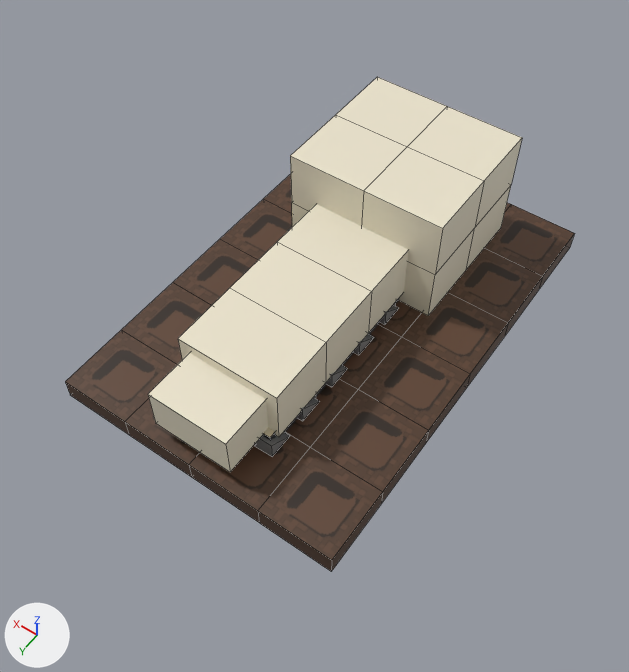
Renders of the Blender file models/Zones/03_Swamp/GatorSkull/GatorSkull.blend from each side of a commit.
The view is the same before and after, from a camera (50 mm lens) standing at (-4.09, 6.24, 8.17) and looking at (-0.14, 0.72, -0.52). The axes (+X, +Y, +Z) are drawn at lower left. The lights are the same throughout. The first picture is the older version. Mesh edges are drawn as thin lines.

Objects in the first picture: 'GatorSkull'.
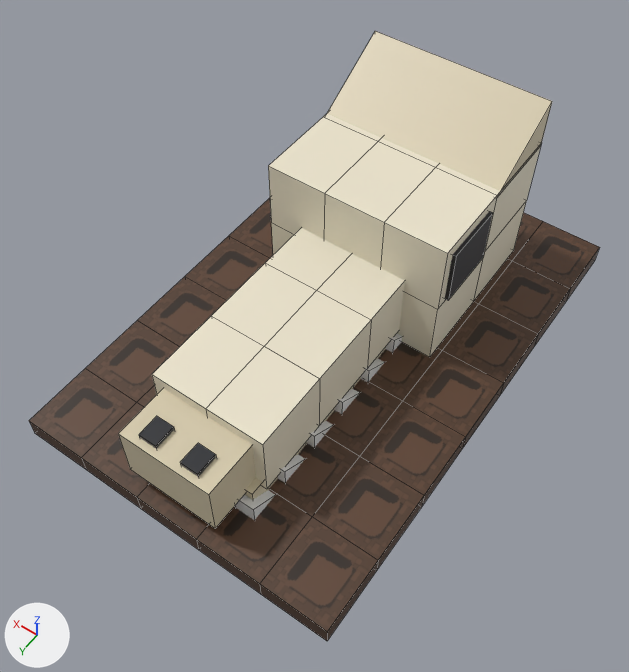
What changed in the scene script:
```text
Change me_gatorskull:
    remove me_gatorskull.from_pydata(...)  # 216 vertices, 192 faces; spans x -2.0..2.0, y -3.0..3.0, z -0.95..0.95
    add me_gatorskull.from_pydata(...)  # 302 vertices, 271 faces; spans x -2.3..2.3, y -3.5..3.5, z -1.47..1.47
    me_gatorskull part 1: a new loose piece, a box spanning x -0.65..0.65, y 2.45..3.35, z -0.92..-0.12, in mat_gatorskull_mat (picture img_gatorskull_texture)
    me_gatorskull part 2: a new loose piece, a box spanning x 0.175..0.425, y 2.95..3.25, z -0.165..-0.065, in mat_gatorskull_mat (picture img_gatorskull_texture)
    me_gatorskull part 3: the loose piece of 6 vertices spanning x -0.72..-0.47, y 2.03..2.38, z -0.63..-0.38 is scaled about its middle by (1.12, 1.29, 1.2), then moved by (1.32, 0.5, -0.55)
    me_gatorskull part 4: a new loose piece, a box spanning x -1.35..-0.65, y -1.35..-0.45, z -0.12..0.68, in mat_gatorskull_mat (picture img_gatorskull_texture)
    me_gatorskull part 5: a new loose piece, a box spanning x -0.425..-0.175, y 2.95..3.25, z -0.165..-0.065, in mat_gatorskull_mat (picture img_gatorskull_texture)
    me_gatorskull part 6: the loose piece of 6 vertices spanning x -0.73..-0.47, y -0.37..-0.02, z -0.63..-0.38 is scaled about its middle by (1.12, 1.29, 1.2), then moved by (-0.12, -0.1, -0.55)
    me_gatorskull part 7: the loose piece of 6 vertices spanning x -0.72..-0.47, y 0.23..0.57, z -0.63..-0.38 is scaled about its middle by (1.12, 1.29, 1.2), then moved by (-0.12, -0.1, -0.55)
    me_gatorskull part 8: the loose piece of 6 vertices spanning x -0.72..-0.47, y 0.83..1.17, z -0.63..-0.38 is scaled about its middle by (1.12, 1.29, 1.2), then moved by (-0.12, -0.1, -0.55)
    me_gatorskull part 9: the loose piece of 6 vertices spanning x -0.72..-0.47, y 1.42..1.77, z -0.63..-0.38 is scaled about its middle by (1.12, 1.29, 1.2), then moved by (-0.12, -0.1, -0.55)
    me_gatorskull part 10: the loose piece of 6 vertices spanning x -0.72..-0.47, y 2.03..2.38, z -0.63..-0.38 is copied, and the copy is scaled about its middle by (1.12, 1.29, 1.2), then moved by (-0.12, -0.1, -0.55); it spans x -0.86..-0.58, y 1.88..2.32, z -1.2..-0.9
    me_gatorskull part 11: the loose piece of 6 vertices spanning x -0.72..-0.47, y 2.03..2.38, z -0.63..-0.38 is copied, and the copy is scaled about its middle by (1.12, 1.29, 1.2), then moved by (-0.12, 0.5, -0.55); it spans x -0.86..-0.58, y 2.48..2.93, z -1.2..-0.9
    me_gatorskull part 12: the loose piece of 26 vertices spanning x -1.1..1.1, y -2.5..-0.5, z -0.65..0.95 is rebuilt with 34 vertices and now spans x -1.3..1.3, y -2.7..-0.3, z -1.17..0.83
    me_gatorskull part 13: the loose piece of 20 vertices spanning x -0.65..0.65, y -1.3..2.3, z -0.73..-0.38 is rebuilt with 24 vertices and now spans x -0.8..0.8, y -0.6..2.6, z -0.97..0.03
    me_gatorskull part 14: a new loose piece of 96 vertices spanning x -2.3..2.3, y -3.5..3.5, z -1.47..-1.17, in mat_gatorskull_mat (picture img_gatorskull_texture)
    me_gatorskull part 15: a new loose piece of 30 vertices spanning x -0.75..0.75, y -1.4..2.8, z -1.25..-0.85, in mat_gatorskull_mat (picture img_gatorskull_texture)
    me_gatorskull part 16: the loose piece of 16 vertices spanning x -0.7..0.7, y -0.6..2.2, z -0.45..0.35 is deleted
    me_gatorskull part 17: the loose piece of 8 vertices spanning x -0.55..0.55, y 2.1..2.9, z -0.4..0.2 is deleted
    me_gatorskull part 18: 70 vertices removed from x -2.0..2.0, y -3.0..3.0, z -0.95..-0.65; 6 vertices added at x -1.3..1.3, y -2.7..-1.5, z 0.78..1.47
    other edits to the shape of me_gatorskull do not show in these pictures
```

Changed parts and their boxes (x1, y1, x2, y2) in the pictures (629 x 672 px; the box of a moved part takes in the faces that stretch with it):
'GatorSkull', reshaped (12% wider, 23% taller)
    before: (65, 77, 575, 572)
    after: (29, 31, 600, 641)
part 1 of me_gatorskull, added (beige)
    after: (118, 388, 256, 528)
part 2 of me_gatorskull, added
    after: (139, 416, 174, 449)
part 3 of me_gatorskull, moved or reshaped (not visible afterwards)
    before: (255, 433, 290, 457)
part 4 of me_gatorskull, added
    after: (445, 211, 493, 300)
part 5 of me_gatorskull, added
    after: (180, 443, 216, 477)
part 6 of me_gatorskull, moved or reshaped
    before: (380, 305, 399, 325)
    after: (386, 334, 402, 353)
part 7 of me_gatorskull, moved or reshaped
    before: (354, 335, 374, 355)
    after: (361, 359, 385, 382)
part 8 of me_gatorskull, moved or reshaped
    before: (327, 365, 347, 387)
    after: (335, 389, 359, 414)
part 9 of me_gatorskull, moved or reshaped
    before: (298, 398, 319, 421)
    after: (307, 421, 333, 447)
part 10 of me_gatorskull, added
    after: (278, 455, 305, 483)
part 11 of me_gatorskull, added
    after: (235, 490, 275, 520)
part 12 of me_gatorskull, rebuilt
    before: (290, 77, 522, 316)
    after: (268, 114, 541, 357)
part 13 of me_gatorskull, rebuilt (mostly hidden before)
    before: (263, 297, 400, 440)
    after: (152, 228, 405, 489)
part 14 of me_gatorskull, added (brown)
    after: (29, 198, 600, 641)
part 15 of me_gatorskull, added (mostly hidden)
    after: (245, 347, 386, 500)
part 16 of me_gatorskull, deleted
    before: (178, 204, 409, 437)
part 17 of me_gatorskull, deleted
    before: (148, 353, 268, 472)
part 18 of me_gatorskull, cut back
    before: (65, 174, 575, 572)
    after: (327, 31, 552, 195)
